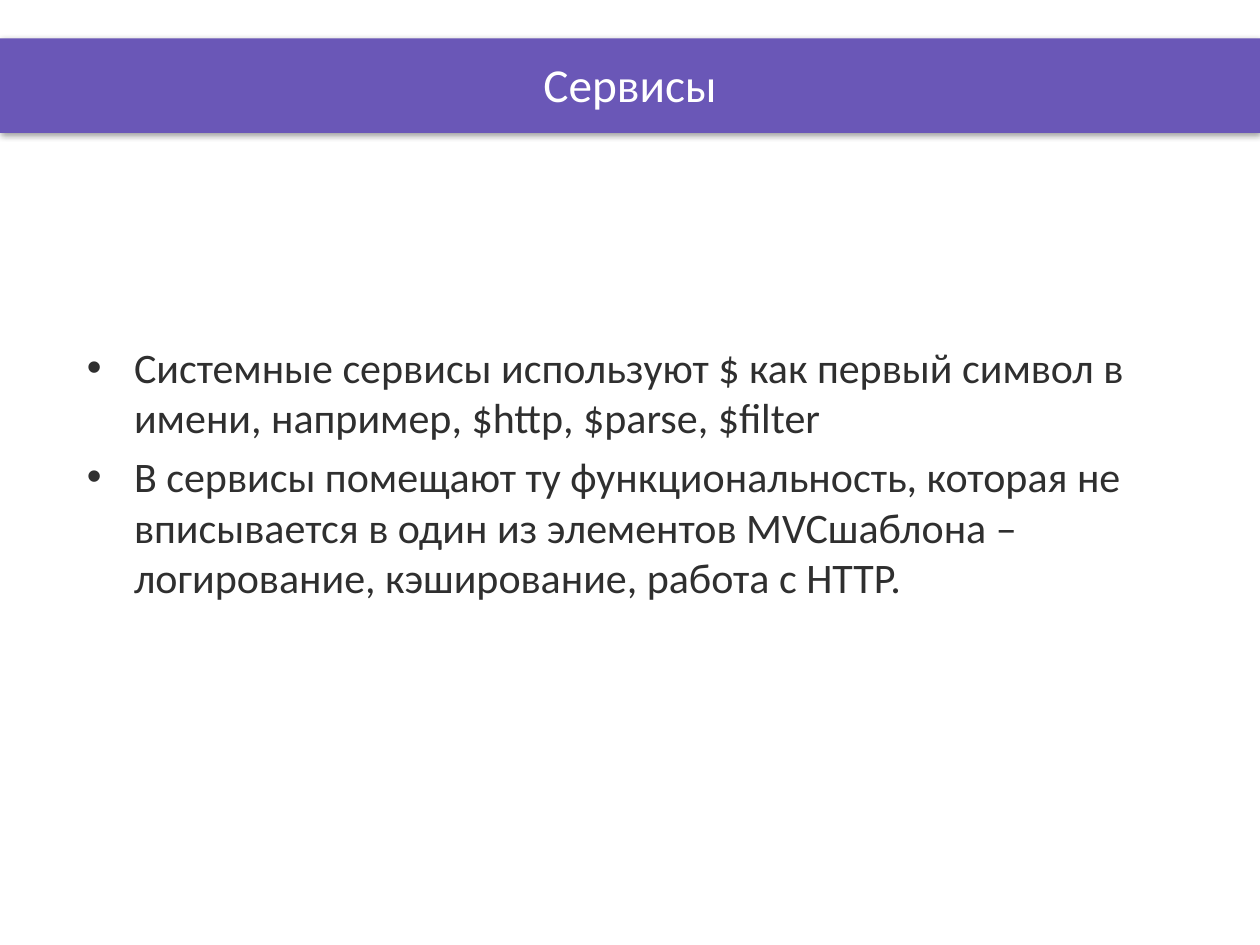
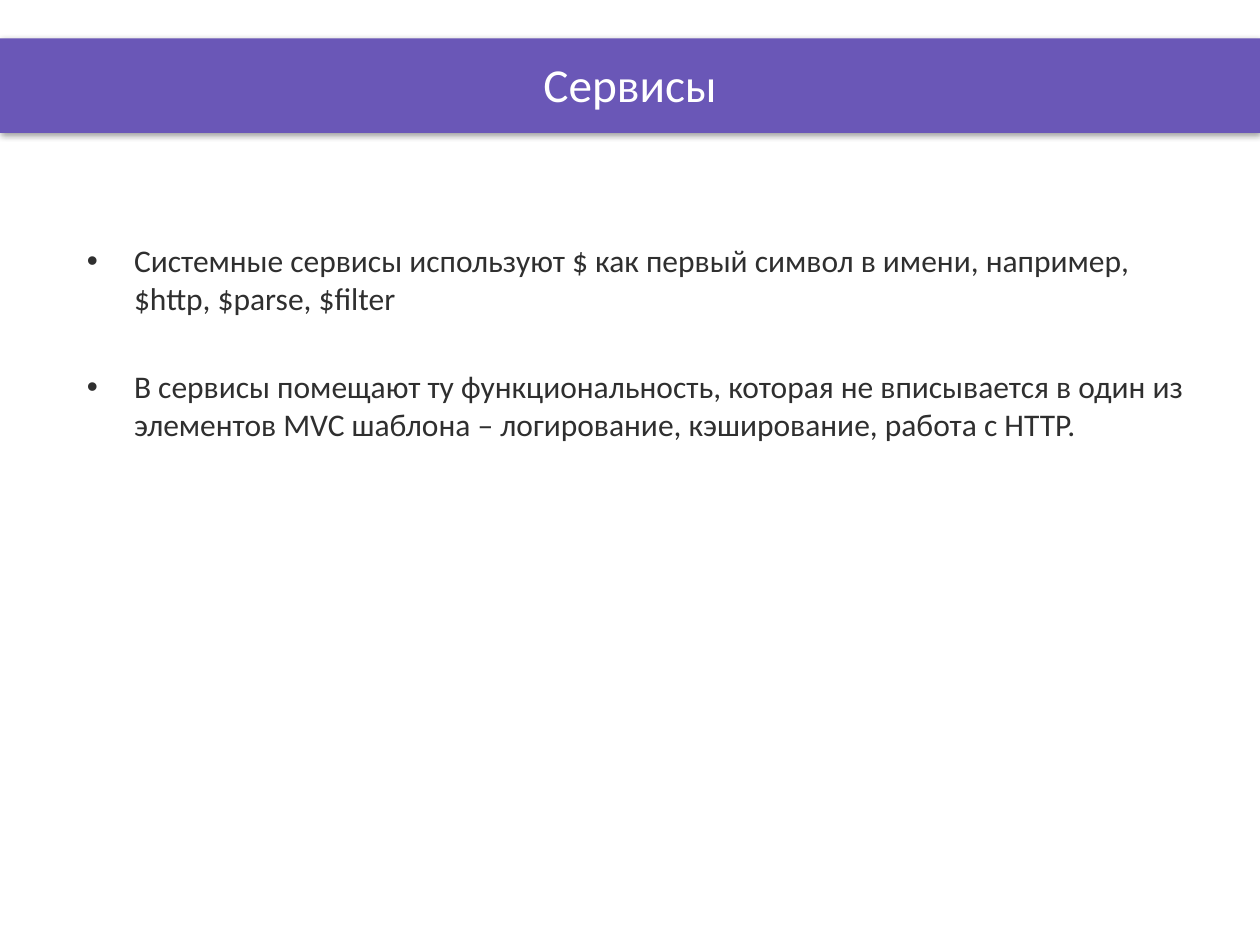
Before and after one commit to DinamickaDevelopment/Ignite-1, a slide deck: slide 3 of 002_Angular/lesson_14/Presentation/services_1.pptx. Drawn at 1260x945 pixels with LibreOffice and Linux fonts; fonts in the diff are those of the drawing; background and template pictures are left out. Boxes give left, top, right and bottom in pixels: in the first picture for what was removed or moved away, otherwise in the second. Text is boxed around its words. In the diff, an @@ line names an element or a change of style, - is before the commit and + after.

```diff
--- a/002_Angular/lesson_14/Presentation/services_1.pptx
+++ b/002_Angular/lesson_14/Presentation/services_1.pptx
@@ text "Системные сервисы используют $ как ...": place and size @@
-text "Системные сервисы используют $ как ..." at box(134, 354, 1123, 600)
+text "Системные сервисы используют $ как ..." at box(134, 250, 1183, 441)
@@ text at box(134, 250, 1129, 315): size 24 to 18 pt in "Системные сервисы используют $ как первый символ ..."; less space between paragraphs @@
@@ text at box(134, 376, 1183, 441): text changed; size 24 to 18 pt @@
-• В сервисы помещают ту функциональность, которая не вписывается в один из элементов MVCшаблона –логирование, кэширование, работа с HTTP.
+• В сервисы помещают ту функциональность, которая не вписывается в один из элементов MVC шаблона – логирование, кэширование, работа с HTTP.
```
Also in this commit, not shown: 5 other slides changed, 38 other files.
